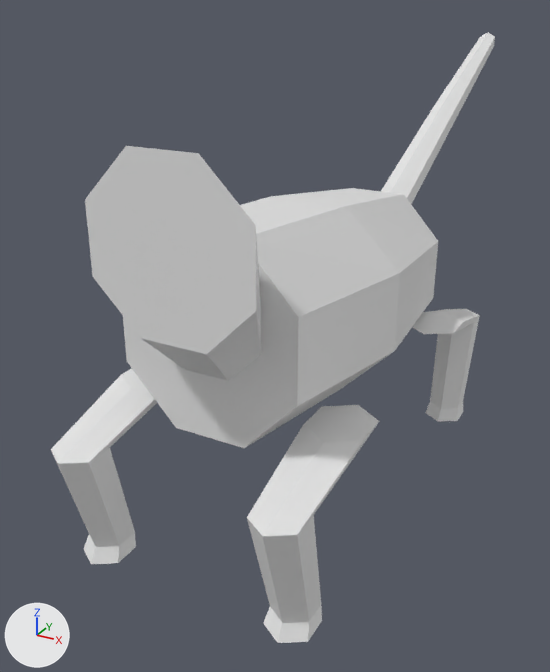
Two versions of the OBJ model data/animals/mico_leao/sleep/0.obj, one commit apart.
Camera for both pictures: a camera (50 mm lens) standing at (0.458, -0.927, 0.689) and looking at (-0.06, 0.015, 0.218). The axes (+X, +Y, +Z) are drawn at lower left. The lights are the same throughout. The picture after the commit comes second. Where no turn or scale is listed for an object, it has been applied to the vertices.

The older version as bpy lines, for what is in view:
```python
me_mico_leao_sleep_0 = bpy.data.meshes.new('mico_leao_sleep_0')
me_mico_leao_sleep_0.from_pydata(...)  # 168 vertices, 308 faces; spans x -0.179..0.179, y -0.375..0.62, z 0.0..0.636
ob_mico_leao_sleep_0 = bpy.data.objects.new('mico_leao_sleep_0', me_mico_leao_sleep_0)
ob_mico_leao_sleep_0.location = (0.0, 0.0, 0.0)
```
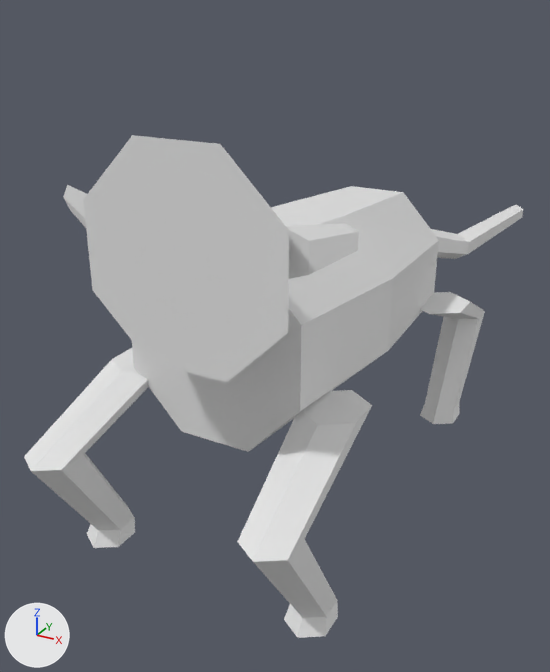
Where the change shows, as pixel boxes [x1, y1, x2, y2] in the pictures (550 x 672 px):
```json
{"object": "mico_leao_sleep_0", "change": "reshaped", "before": [51, 32, 495, 643], "after": [24, 135, 523, 638], "on screen": "12% wider, 18% shorter"}
{"part": 1, "of": "me_mico_leao_sleep_0", "change": "rebuilt", "before": [123, 188, 438, 448], "after": [132, 186, 439, 452]}
{"part": 2, "of": "me_mico_leao_sleep_0", "change": "rebuilt", "before": [412, 309, 480, 421], "after": [420, 292, 485, 424], "on screen": "18% taller"}
{"part": 3, "of": "me_mico_leao_sleep_0", "change": "rebuilt", "before": [247, 405, 379, 643], "after": [238, 390, 372, 638]}
{"part": 4, "of": "me_mico_leao_sleep_0", "change": "rebuilt", "before": [51, 368, 157, 564], "after": [24, 348, 148, 548], "on screen": "17% wider"}
{"part": 5, "of": "me_mico_leao_sleep_0", "change": "rebuilt", "before": [85, 146, 261, 381], "after": [83, 135, 289, 382], "on screen": "17% wider"}
{"part": 6, "of": "me_mico_leao_sleep_0", "change": "added", "after": [431, 204, 523, 259]}
{"part": 7, "of": "me_mico_leao_sleep_0", "change": "deleted", "before": [381, 32, 495, 204]}
{"part": 8, "of": "me_mico_leao_sleep_0", "change": "added", "after": [63, 185, 87, 228]}
{"part": 9, "of": "me_mico_leao_sleep_0", "change": "added", "after": [286, 224, 359, 279]}
```

Scene script edits in JSON lines:
```json
{"block": "me_mico_leao_sleep_0", "where": "# used by ob_mico_leao_sleep_0; location = (0.0, 0.0, 0.0)"}
{"op": "remove", "block": "me_mico_leao_sleep_0", "code": "me_mico_leao_sleep_0.from_pydata(...)  # 168 vertices, 308 faces; spans x -0.179..0.179, y -0.375..0.62, z 0.0..0.636"}
{"op": "add", "block": "me_mico_leao_sleep_0", "code": "me_mico_leao_sleep_0.from_pydata(...)  # 192 vertices, 348 faces; spans x -0.182..0.205, y -0.411..0.58, z 0.0..0.572"}
{"block": "me_mico_leao_sleep_0", "change": "me_mico_leao_sleep_0 part 1: the loose piece of 26 vertices spanning x -0.139..0.139, y -0.26..0.26, z 0.16..0.459 is rebuilt with 26 vertices and now spans x -0.129..0.129, y -0.24..0.24, z 0.165..0.441"}
{"block": "me_mico_leao_sleep_0", "change": "me_mico_leao_sleep_0 part 2: the loose piece of 26 vertices spanning x 0.101..0.179, y 0.128..0.373, z 0.0..0.22 is rebuilt with 26 vertices and now spans x 0.098..0.182, y 0.145..0.394, z 0.023..0.248"}
{"block": "me_mico_leao_sleep_0", "change": "me_mico_leao_sleep_0 part 3: the loose piece of 26 vertices spanning x 0.101..0.179, y -0.375..-0.128, z 0.01..0.22 is rebuilt with 26 vertices and now spans x 0.104..0.18, y -0.405..-0.151, z 0.0..0.252"}
{"block": "me_mico_leao_sleep_0", "change": "me_mico_leao_sleep_0 part 4: the loose piece of 26 vertices spanning x -0.179..-0.101, y -0.375..-0.128, z 0.01..0.22 is rebuilt with 26 vertices and now spans x -0.18..-0.104, y -0.411..-0.151, z 0.017..0.252"}
{"block": "me_mico_leao_sleep_0", "change": "me_mico_leao_sleep_0 part 5: the loose piece of 18 vertices spanning x -0.088..0.115, y -0.34..-0.26, z 0.286..0.561 is rebuilt with 18 vertices and now spans x -0.09..0.15, y -0.34..-0.24, z 0.302..0.572"}
{"block": "me_mico_leao_sleep_0", "change": "me_mico_leao_sleep_0 part 6: a new loose piece of 20 vertices spanning x -0.021..0.179, y 0.24..0.58, z 0.24..0.36"}
{"block": "me_mico_leao_sleep_0", "change": "me_mico_leao_sleep_0 part 7"}
{"block": "me_mico_leao_sleep_0", "change": "20 vertices are removed from x -0.028..0.079, y 0.25..0.62, z 0.288..0.636"}
{"block": "me_mico_leao_sleep_0", "change": "36 faces are deleted"}
{"block": "me_mico_leao_sleep_0", "change": "me_mico_leao_sleep_0 part 8"}
{"block": "me_mico_leao_sleep_0", "change": "12 vertices are added at x -0.147..-0.06, y -0.32..-0.31, z 0.445..0.506"}
{"block": "me_mico_leao_sleep_0", "change": "20 new faces join them"}
{"block": "me_mico_leao_sleep_0", "change": "me_mico_leao_sleep_0 part 9"}
{"block": "me_mico_leao_sleep_0", "change": "12 vertices are added at x 0.115..0.205, y -0.32..-0.31, z 0.445..0.506"}
{"block": "me_mico_leao_sleep_0", "change": "20 new faces join them"}
{"block": "me_mico_leao_sleep_0", "change": "other edits to the shape of me_mico_leao_sleep_0 do not show in these pictures"}
```
